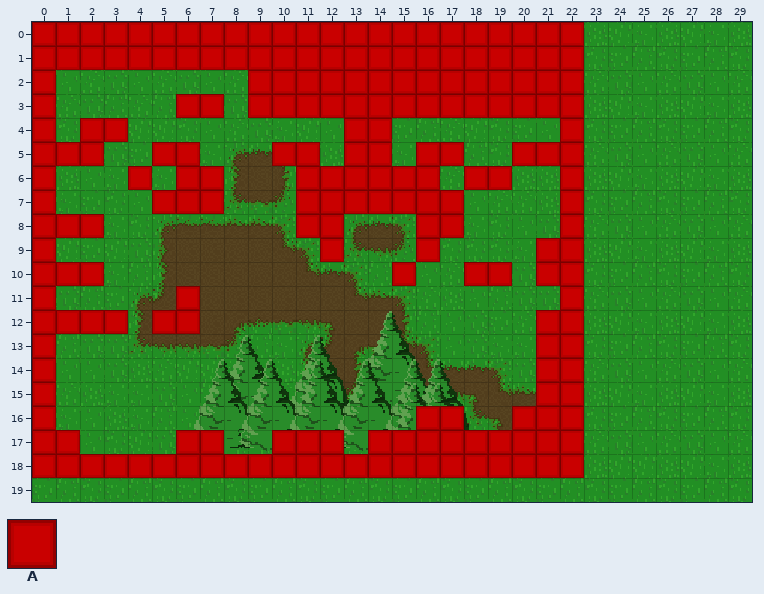
Level history. Tiled map: Polys/res/assets/tilemaps/test.tmx. Above, as it was before the edit.
Cells are 16x16 px. Shown: x 0..29, y 0..19.
Key: from "collision": A 0.
_ is an empty cell.
Layers that did not change in this view are not listed.
Layer "collision" before, first column x 0:
 0 AAAAAAAAAAAAAAAAAAAAAAA_______
 1 AAAAAAAAAAAAAAAAAAAAAAA_______
 2 A________AAAAAAAAAAAAAA_______
 3 A_____AA_AAAAAAAAAAAAAA_______
 4 A_AA_________AA_______A_______
 5 AAA__AA___AA_AA_AA__AAA_______
 6 A___A_AA___AAAAAA_AA__A_______
 7 A____AAA___AAAAAAA____A_______
 8 AAA________AA___AA____A_______
 9 A___________A___A____AA_______
10 AAA____________A__AA_AA_______
11 A_____A_______________A_______
12 AAAA_AA______________AA_______
13 A____________________AA_______
14 A____________________AA_______
15 A____________________AA_______
16 A_______________AA__AAA_______
17 AA____AA__AAA_AAAAAAAAA_______
18 AAAAAAAAAAAAAAAAAAAAAAA_______
19 ______________________________
New version:
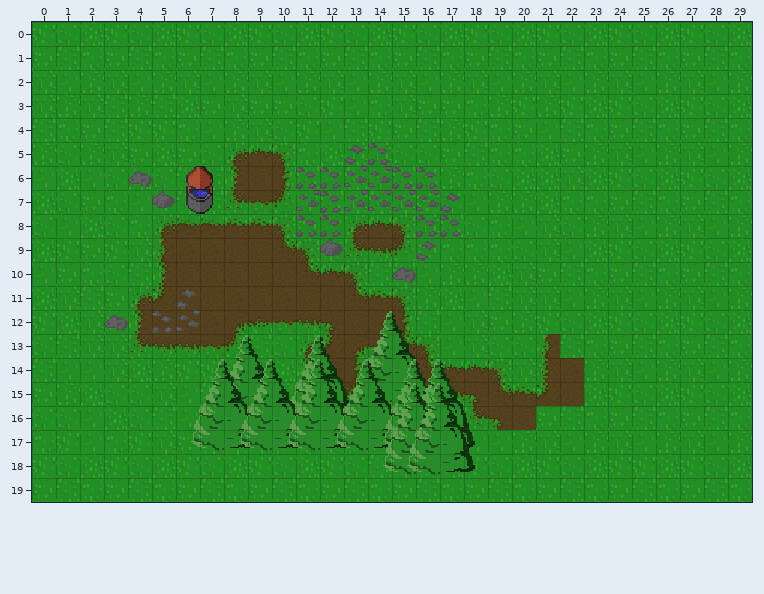
What changed:
Changed rows in their new state; . is an unchanged cell.
Layer "collision" (now hidden):
first column x 0:
 0 _______________________
 1 _______________________
 2 _........______________
 3 _.....__.______________
 4 _.__.........__......._
 5 ___..__...__.__.__..___
 6 _..._.__...______.__.._
 7 _....___..._______...._
 8 ___........__...__...._
 9 _..........._..._....__
10 ___............_..__.__
11 _....._..............._
12 ____.__..............__
13 _....................__
14 _....................__
15 _....................__
16 _...............__..___
17 __....__..___._________
18 _______________________
